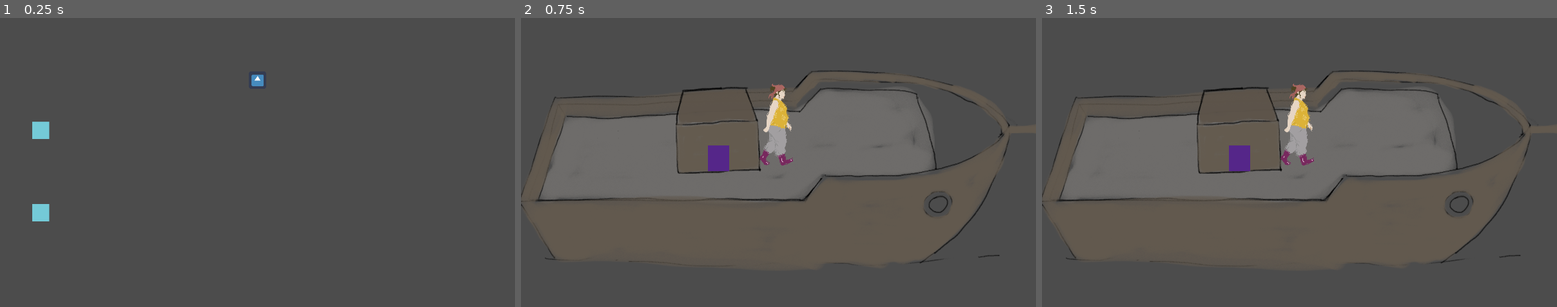
Above: before the commit, frames 1-3 (left to right).
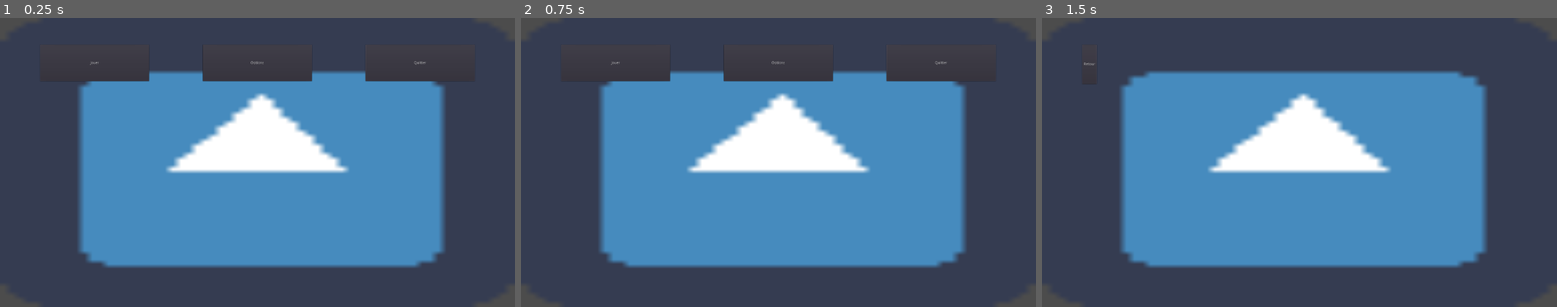
Above: after the commit, the same moments.

Repository: EmissaireBouc/BateauJardin
Game: Godot game, scene res://Scenes/Ecran_Titre.tscn
The game is run twice, just before and just after one commit, with the same random seed, the same clock (stepped at 60 frames per second) and the same inputs. The engine's default icon, where the game draws it, is replaced by a stand-in: a white triangle on a blue panel in a dark square.
Inputs (mouse positions are in pixels of both pictures, inside the frame that each line leads up to):
- Up to frame 1 (0.25 s): no input
- Up to frame 2 (0.75 s): click (778, 162) at 0.52 s
- Up to frame 3 (1.5 s): click (1299, 64) at 1.25 s, where only the run after the commit has a clickable "Options"

The runs differ from the first frame. In frame 1, 47% of the frame differs, in the area x 6-93%, y 9-87%; in frame 2, 56%; in frame 3, 57%, in the area x 0-100%, y 9-88%.
Error before the commit: Parse Error: Variable "Line2D" shadows a native class. (res://scripts/Control.gd:22)

Commit message:
@paulette005
Modification de la scene ecran titre. Chaque bouton renvoi vers une scène et le bouton quitter ferme l'application.

Diff:
--- a/godotScene/Scenes/Ecran_Titre.tscn
+++ b/godotScene/Scenes/Ecran_Titre.tscn
@@ -1,62 +1,64 @@
-[gd_scene load_steps=6 format=2]
+[gd_scene load_steps=3 format=2]
 
-[ext_resource path="res://Assets/UI/icon.png" type="Texture" id=1]
-[ext_resource path="res://Assets/UI/bouton_normal.png" type="Texture" id=2]
-[ext_resource path="res://Assets/UI/bouton_presser.png" type="Texture" id=3]
-[ext_resource path="res://Assets/UI/bouton_survoler.png" type="Texture" id=4]
-[ext_resource path="res://Scripts/BoutonCommencer.gd" type="Script" id=5]
+[ext_resource path="res://Assets/Decors/icon.png" type="Texture" id=1]
+[ext_resource path="res://Scripts/BoutonMenu.gd" type="Script" id=2]
 
-[node name="MarginContainer" type="MarginContainer"]
+[node name="Control" type="Control"]
 anchor_right = 1.0
 anchor_bottom = 1.0
-custom_constants/margin_right = 120
-custom_constants/margin_top = 80
-custom_constants/margin_left = 120
-custom_constants/margin_bottom = 80
-__meta__ = {
-"_edit_use_anchors_": false
-}
-
-[node name="VBoxContainer" type="VBoxContainer" parent="."]
-margin_left = 120.0
-margin_top = 80.0
-margin_right = 1800.0
-margin_bottom = 1000.0
-
-[node name="CenterContainer" type="CenterContainer" parent="VBoxContainer"]
-margin_right = 1680.0
-margin_bottom = 304.0
 size_flags_horizontal = 3
 size_flags_vertical = 3
 
-[node name="Titre" type="TextureRect" parent="VBoxContainer/CenterContainer"]
-margin_left = 808.0
-margin_top = 120.0
-margin_right = 872.0
-margin_bottom = 184.0
-texture = ExtResource( 1 )
-stretch_mode = 3
-
-[node name="BoutonCommencer" type="TextureButton" parent="VBoxContainer"]
-margin_top = 308.0
-margin_right = 1680.0
-margin_bottom = 612.0
+[node name="Background" type="TextureRect" parent="."]
+anchor_right = 1.0
+anchor_bottom = 1.0
 size_flags_horizontal = 3
 size_flags_vertical = 3
-texture_normal = ExtResource( 2 )
-texture_pressed = ExtResource( 3 )
-texture_hover = ExtResource( 4 )
-stretch_mode = 2
-script = ExtResource( 5 )
+texture = ExtResource( 1 )
+expand = true
 
-[node name="BoutonOptions" type="TextureButton" parent="VBoxContainer"]
-margin_top = 616.0
-margin_right = 1680.0
-margin_bottom = 920.0
+[node name="MarginContainer" type="MarginContainer" parent="."]
+anchor_right = 1.0
+margin_left = 150.0
+margin_top = 100.0
+margin_right = -150.0
+margin_bottom = 236.0
+
+[node name="VBoxContainer" type="VBoxContainer" parent="MarginContainer"]
+margin_right = 1620.0
+margin_bottom = 136.0
+
+[node name="Menu" type="HBoxContainer" parent="MarginContainer/VBoxContainer"]
+margin_right = 1620.0
+margin_bottom = 136.0
+size_flags_vertical = 3
+custom_constants/separation = 200
+
+[node name="Jouer" type="Button" parent="MarginContainer/VBoxContainer/Menu"]
+margin_right = 406.0
+margin_bottom = 136.0
 size_flags_horizontal = 3
 size_flags_vertical = 3
-texture_normal = ExtResource( 2 )
-texture_pressed = ExtResource( 3 )
-texture_hover = ExtResource( 4 )
-stretch_mode = 2
-[connection signal="pressed" from="VBoxContainer/BoutonCommencer" to="VBoxContainer/BoutonCommencer" method="_on_BoutonCommencer_pressed"]
+text = "Jouer"
+script = ExtResource( 2 )
+
+[node name="Options" type="Button" parent="MarginContainer/VBoxContainer/Menu"]
+margin_left = 606.0
+margin_right = 1012.0
+margin_bottom = 136.0
+size_flags_horizontal = 3
+size_flags_vertical = 3
+text = "Options"
+script = ExtResource( 2 )
+
+[node name="Quitter" type="Button" parent="MarginContainer/VBoxContainer/Menu"]
+margin_left = 1212.0
+margin_right = 1620.0
+margin_bottom = 136.0
+size_flags_horizontal = 3
+size_flags_vertical = 3
+text = "Quitter"
+script = ExtResource( 2 )
+[connection signal="pressed" from="MarginContainer/VBoxContainer/Menu/Jouer" to="MarginContainer/VBoxContainer/Menu/Jouer" method="_on_Jouer_pressed"]
+[connection signal="pressed" from="MarginContainer/VBoxContainer/Menu/Options" to="MarginContainer/VBoxContainer/Menu/Options" method="_on_Options_pressed"]
+[connection signal="pressed" from="MarginContainer/VBoxContainer/Menu/Quitter" to="MarginContainer/VBoxContainer/Menu/Quitter" method="_on_Quitter_pressed"]
--- /dev/null
+++ b/godotScene/Scenes/Options.tscn
@@ -0,0 +1,41 @@
+[gd_scene load_steps=2 format=2]
+
+[ext_resource path="res://Assets/Decors/icon.png" type="Texture" id=1]
+
+[node name="Control" type="Control"]
+anchor_right = 1.0
+anchor_bottom = 1.0
+size_flags_horizontal = 3
+size_flags_vertical = 3
+
+[node name="Background" type="TextureRect" parent="."]
+anchor_right = 1.0
+anchor_bottom = 1.0
+size_flags_horizontal = 3
+size_flags_vertical = 3
+texture = ExtResource( 1 )
+expand = true
+
+[node name="MarginContainer" type="MarginContainer" parent="."]
+anchor_right = 1.0
+margin_left = 150.0
+margin_top = 100.0
+margin_right = -150.0
+margin_bottom = 247.0
+
+[node name="Menu" type="HBoxContainer" parent="MarginContainer"]
+margin_right = 1620.0
+margin_bottom = 147.0
+custom_constants/separation = 200
+
+[node name="VBoxContainer" type="VBoxContainer" parent="MarginContainer/Menu"]
+margin_right = 54.0
+margin_bottom = 147.0
+
+[node name="Retour" type="Button" parent="MarginContainer/Menu/VBoxContainer"]
+margin_right = 200.0
+margin_bottom = 147.0
+size_flags_horizontal = 3
+size_flags_vertical = 3
+custom_constants/hseparation = 150
+text = "Retour"
--- a/godotScene/Scripts/BoutonCommencer.gd
+++ /dev/null
@@ -1,6 +0,0 @@
-extends TextureButton
-
-
-func _on_BoutonCommencer_pressed():
-	get_tree().change_scene("res://Scenes/Scene_Principale.tscn")
-	pass # Replace with function body.
--- /dev/null
+++ b/godotScene/Scripts/BoutonMenu.gd
@@ -0,0 +1,15 @@
+extends Button
+
+func _on_Jouer_pressed():
+	get_tree().change_scene("res://Scenes/Scene_Principale.tscn")
+	pass # Replace with function body.
+
+
+func _on_Options_pressed():
+	get_tree().change_scene("res://Scenes/Options.tscn")
+	pass # Replace with function body.
+
+
+func _on_Quitter_pressed():
+	get_tree().quit()
+	pass # Replace with function body.
--- a/godotScene/scripts/Control.gd
+++ b/godotScene/scripts/Control.gd
@@ -39,9 +39,9 @@
 func _input(event):
 	if Input.is_action_pressed("ui_right_mouse"):
 		if get_node_or_null("MenuInteractions") == null:
-			#$CanvasLayer/Control/MenuInteractions.visible = true
-			var MenuInteractions = load("res://Scenes/Menu_interactions.tscn").instance()
-			add_child(MenuInteractions)
+			$CanvasLayer/Control/MenuInteractions.visible = true
+			#var MenuInteractions = load("res://Scenes/Menu_interactions.tscn").instance()
+			#add_child(MenuInteractions)
 			cursor_mode("default")
 		else:
 			cursor_mode("planter")
